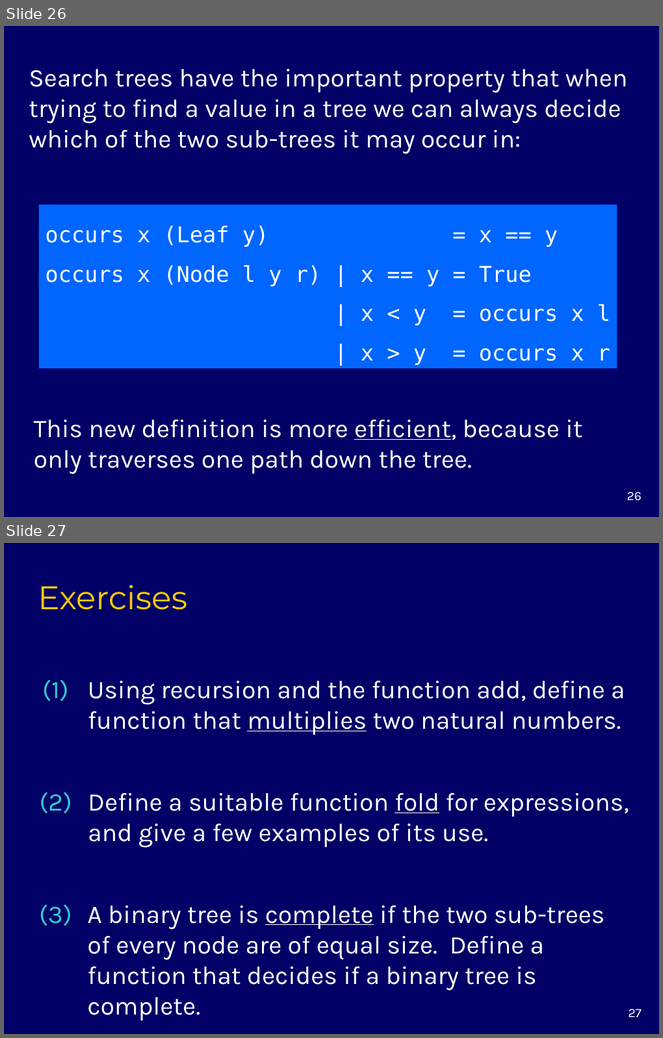
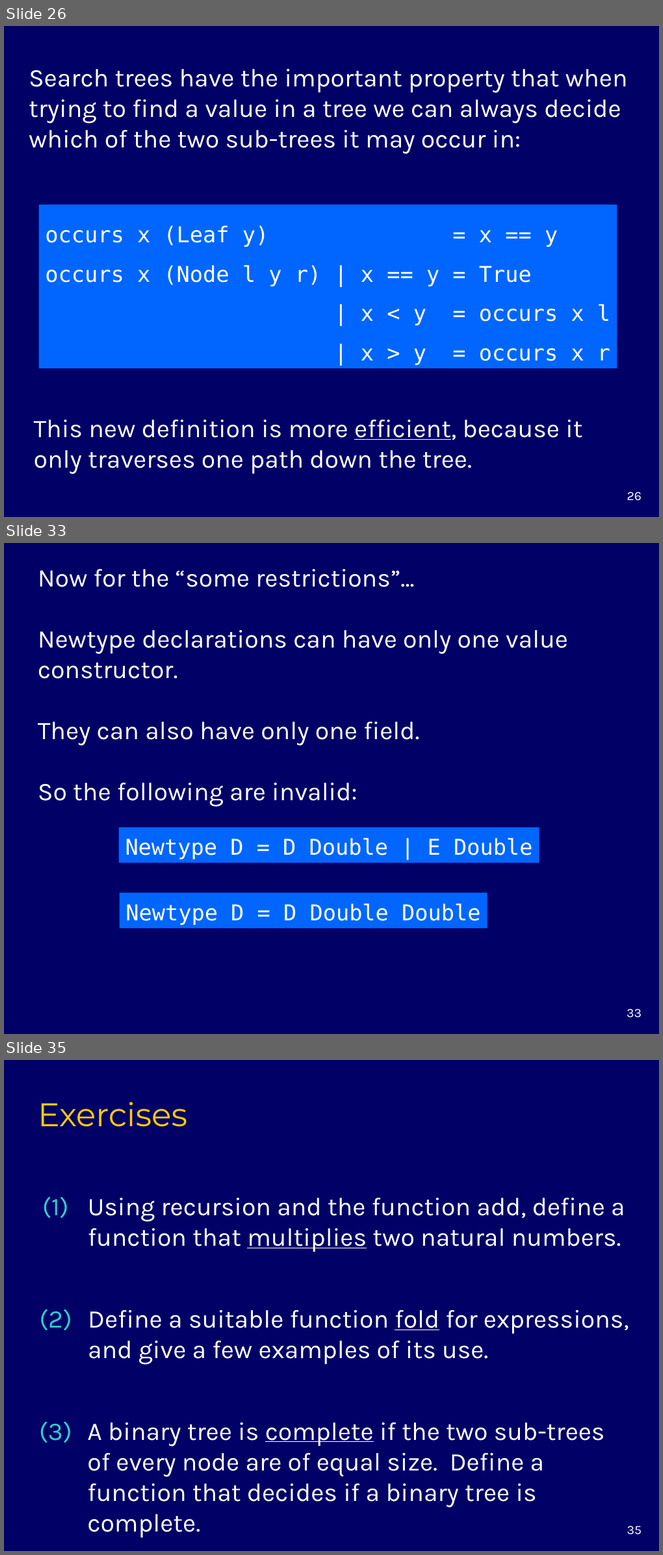
Before and after one commit to markgrebe/EECS776, a slide deck: chapter10.ppt. Shown one above the other, each under a label of ours: slides 26 and 27 before the commit, slides 26, 33 and 35 after it; the slides between them are not shown. The pictures are 663x1038 and 663x1555 pixels, drawn with LibreOffice and Linux fonts; fonts in the diff are those of the drawing. Boxes give left, top, right and bottom in pixels: in the first picture for what was removed or moved away, otherwise in the second. Text is boxed around its words. In the diff, an @@ line names an element or a change of style, - is before the commit and + after.

Commit message:
Added record and newtype slides

```diff
--- a/chapter10.ppt
+++ b/chapter10.ppt
@@ slide 33 added at (x1=4, y1=543, x2=659, y2=1034), background #000066 @@
@@ text added at (x1=38, y1=569, x2=568, y2=807), 28 pt, text #FFFFFF @@
+Now for the “some restrictions”…
+Newtype declarations can have only one value constructor.
+They can also have only one field.
+So the following are invalid:
@@ rectangle added at (x1=118, y1=827, x2=540, y2=863), fill #0066FF, 24 pt, text #FFFFFF @@
+Newtype D = D Double | E Double
@@ rectangle added at (x1=119, y1=893, x2=488, y2=928), fill #0066FF, 24 pt, text #FFFFFF @@
+Newtype D = D Double Double
@@ page number added at (x1=627, y1=1009, x2=642, y2=1018), 14 pt, text #FFFFFF @@
+33
@@ what was slide 27 is now slide 35 @@
@@ page number at (x1=627, y1=1526, x2=642, y2=1535): text changed @@
-27
+35
```
Also in this commit, not shown: 7 other slides added.
